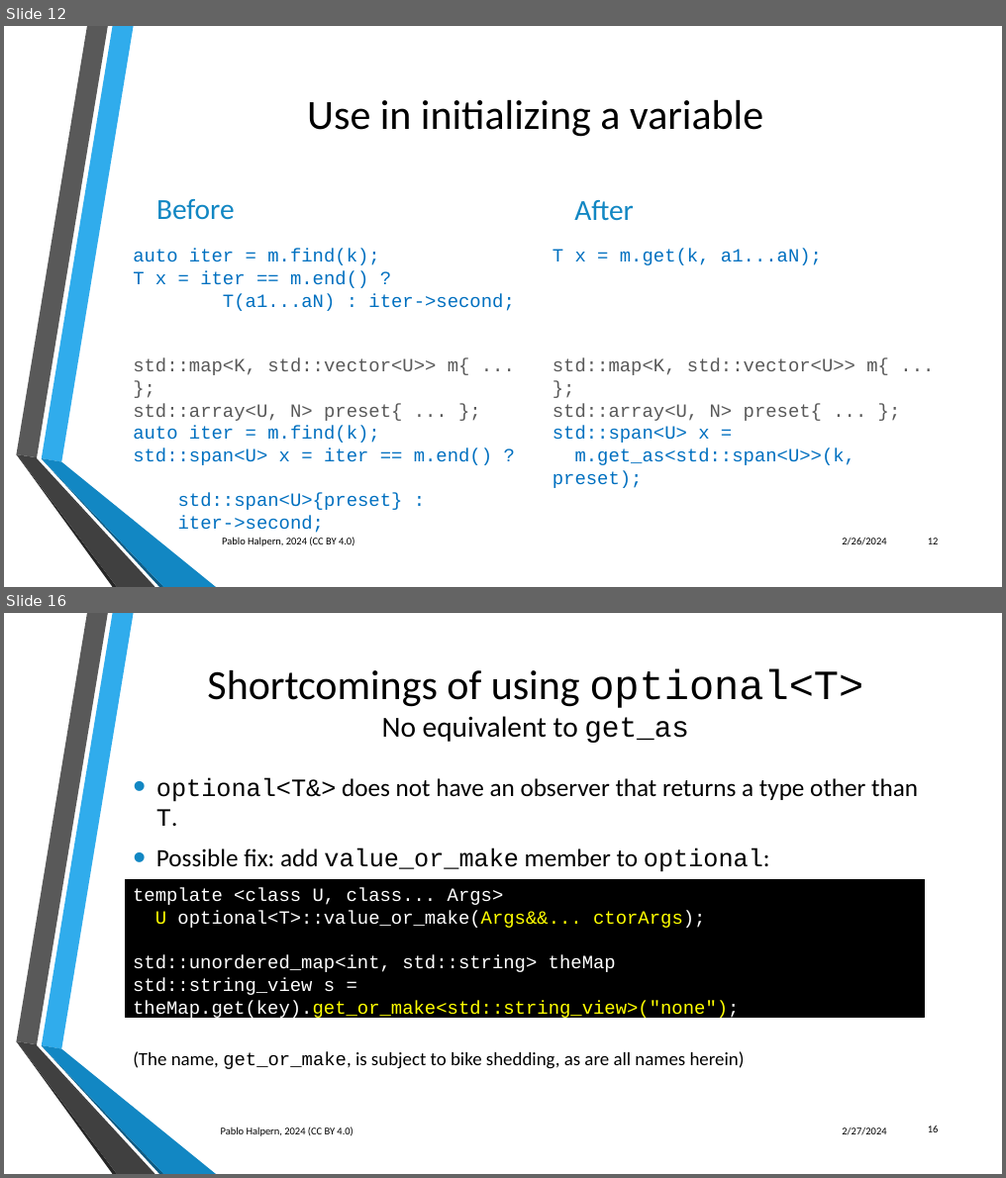
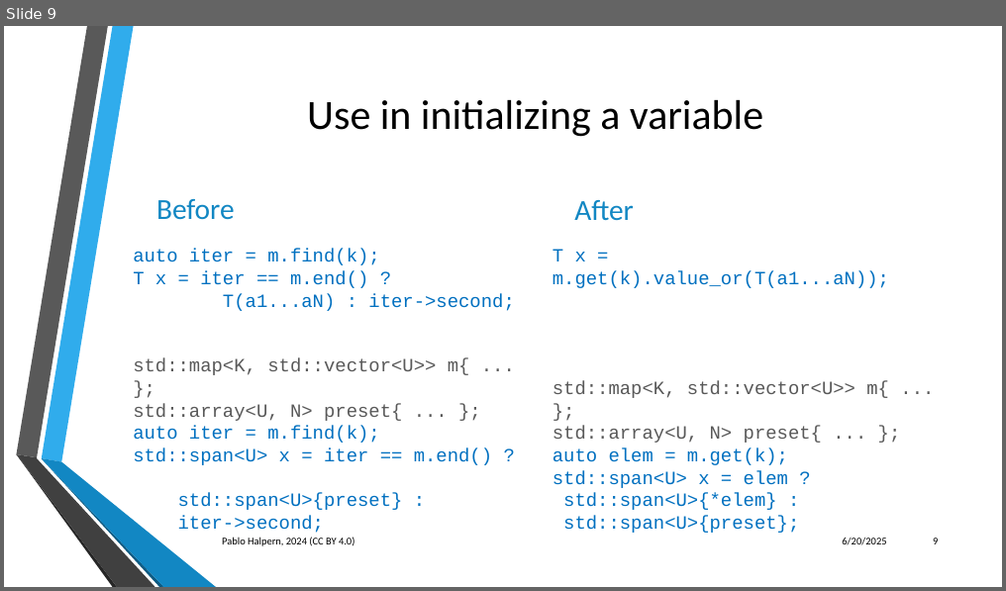
Before and after one commit to phalpern/WG21-halpern, a slide deck: P3091-map_lookup/P3091 Better lookups for map and unordered_map.pptx. Shown one above the other, each under a label of ours: slides 12 and 16 before the commit, slide 9 after it; the slides between them are not shown. The pictures are 1006x1178 and 1006x591 pixels, drawn with LibreOffice and Linux fonts; fonts in the diff are those of the drawing; background and template pictures are left out. Boxes give left, top, right and bottom in pixels: in the first picture for what was removed or moved away, otherwise in the second. Text is boxed around its words. In the diff, an @@ line names an element or a change of style, - is before the commit and + after.

```diff
--- a/P3091-map_lookup/P3091 Better lookups for map and unordered_map.pptx
+++ b/P3091-map_lookup/P3091 Better lookups for map and unordered_map.pptx
@@ slide 16 removed at [4, 613, 1002, 1174], background picture (left out); not listed: 6 template elements that a slide beside it also shows @@
@@ title removed at [207, 668, 863, 743] @@
-Shortcomings of using optional<T>
-No equivalent to get_as
@@ text removed at [133, 777, 918, 1069] @@
-• optional<T&> does not have an observer that returns a type other than T.
-• Possible fix: add value_or_make member to optional:
-(The name, get_or_make, is subject to bike shedding, as are all names herein)
@@ rectangle removed at [126, 879, 924, 1017] @@
-template <class U, class... Args>
-U optional<T>::value_or_make(Args&&... ctorArgs);
-std::unordered_map<int, std::string> theMap
-std::string_view s = theMap.get(key).get_or_make<std::string_view>("none");
@@ text removed at [221, 1127, 352, 1137] @@
-Pablo Halpern, 2024 (CC BY 4.0)
@@ text removed at [842, 1128, 886, 1136] @@
-2/27/2024
@@ page number removed at [928, 1126, 939, 1133] @@
-16
@@ what was slide 12 is now slide 9 @@
@@ slide 9 changed as well @@
@@ text at [552, 249, 889, 533]: text changed @@
-T x = m.get(k, a1...aN);
-std::map<K, std::vector<U>> m{ ... };
-std::array<U, N> preset{ ... };
-std::span<U> x =
-m.get_as<std::span<U>>(k, preset);
+T x = m.get(k).value_or(T(a1...aN));
+std::map<K, std::vector<U>> m{ ... };
+std::array<U, N> preset{ ... };
+auto elem = m.get(k);
+std::span<U> x = elem ?
+std::span<U>{*elem} :
+std::span<U>{preset};
@@ text at [842, 538, 886, 546]: text changed @@
-2/26/2024
+6/20/2025
@@ page number at [933, 538, 938, 545]: text changed @@
-12
+9
```
Also in this commit, not shown: 10 other slides changed, 7 other slides removed, 9 other files.
